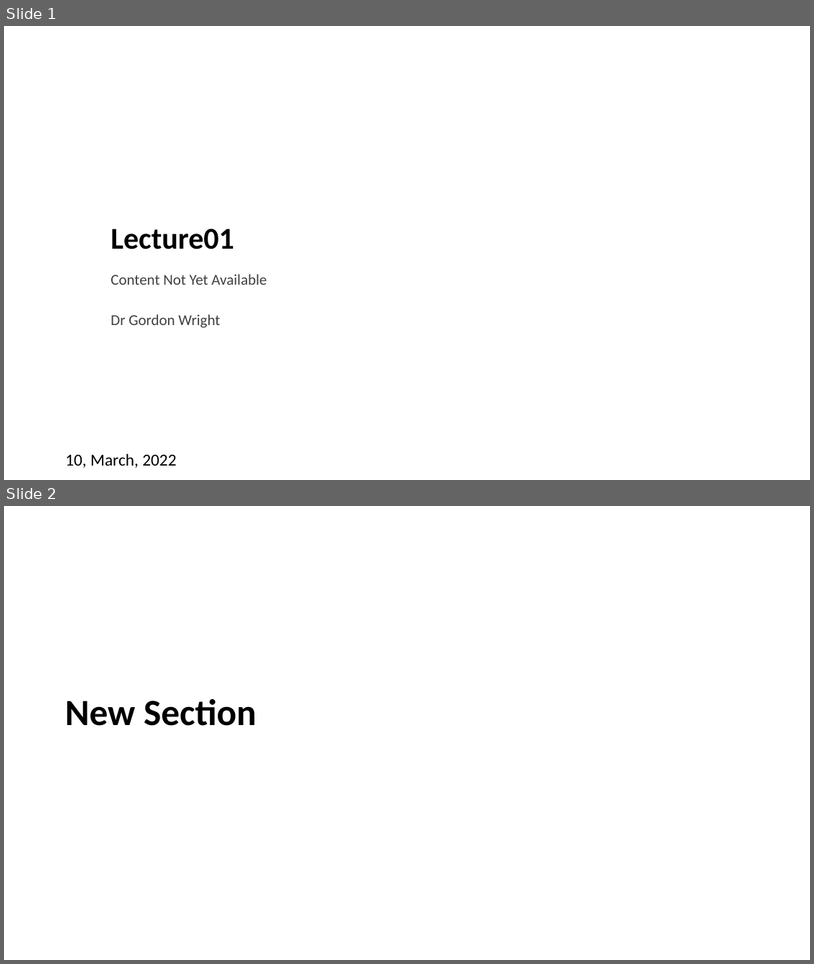
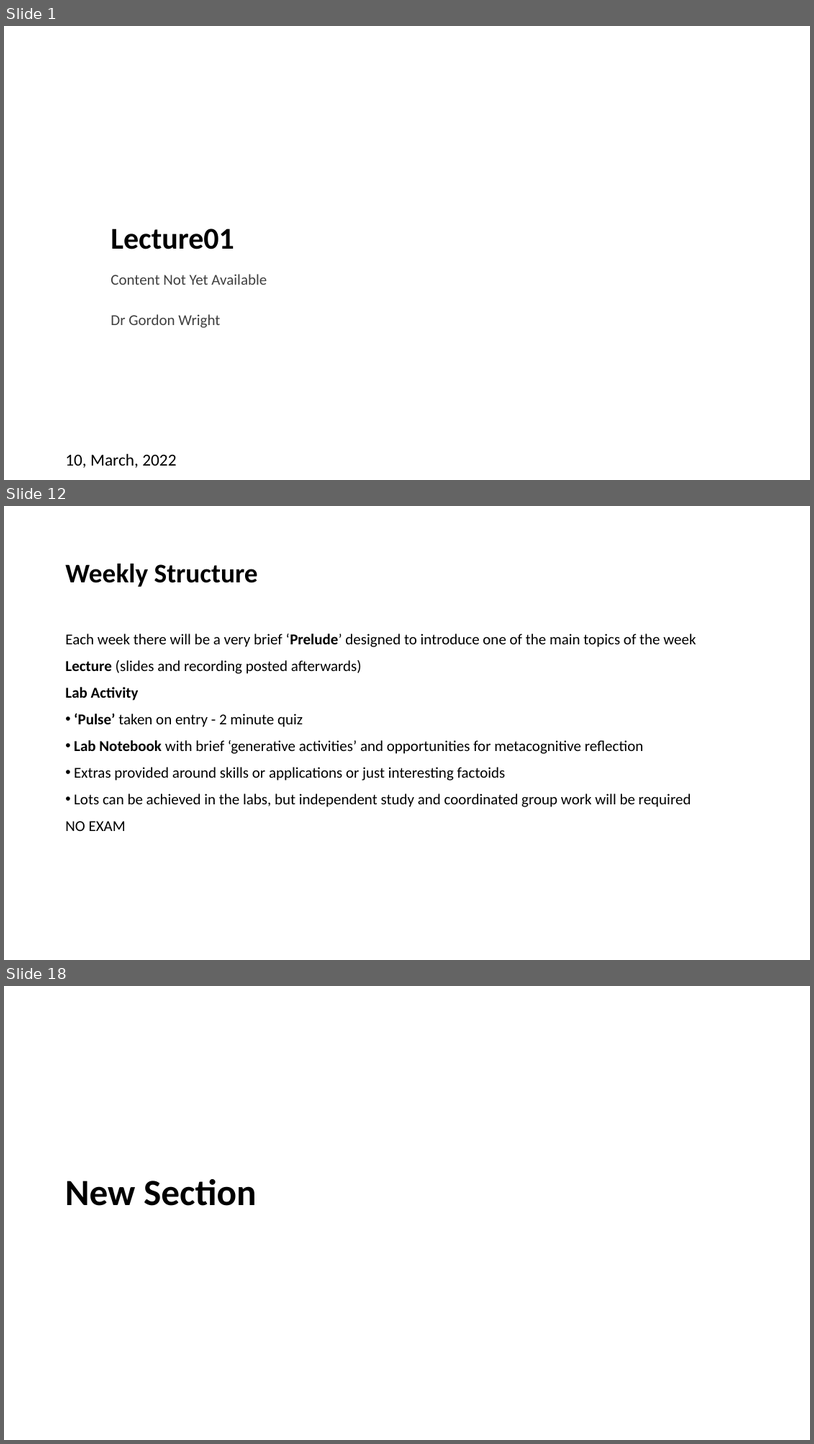
Before and after one commit to LittleMonkeyLab/PS52007Dslides, a slide deck: _site/lectures/Lecture01/Lecture01.pptx. Shown one above the other, each under a label of ours: slides 1 and 2 before the commit, slides 1, 12 and 18 after it; the slides between them are not shown. The pictures are 814x964 and 814x1444 pixels, drawn with LibreOffice and Linux fonts; fonts in the diff are those of the drawing; background and template pictures are left out. Boxes give left, top, right and bottom in pixels: in the first picture for what was removed or moved away, otherwise in the second. Text is boxed around its words. In the diff, an @@ line names an element or a change of style, - is before the commit and + after.

```diff
--- a/_site/lectures/Lecture01/Lecture01.pptx
+++ b/_site/lectures/Lecture01/Lecture01.pptx
@@ slide 12 added at (x1=4, y1=506, x2=810, y2=960), background #FFFFFF @@
@@ title added at (x1=65, y1=563, x2=258, y2=587), 32 pt, text #000000, bold @@
+Weekly Structure
@@ text added at (x1=65, y1=633, x2=696, y2=831), 18 pt, text #000000 @@
+Each week there will be a very brief ‘Prelude’ designed to introduce one of the main topics of the week
+Lecture (slides and recording posted afterwards)
+Lab Activity
+• ‘Pulse’ taken on entry - 2 minute quiz
+• Lab Notebook with brief ‘generative activities’ and opportunities for metacognitive reflection
+• Extras provided around skills or applications or just interesting factoids
+• Lots can be achieved in the labs, but independent study and coordinated group work will be required
+NO EXAM
@@ what was slide 2 is now slide 18 @@
```
Also in this commit, not shown: 1 slide changed, 14 other slides added, 7 slides removed, 27 other files.
